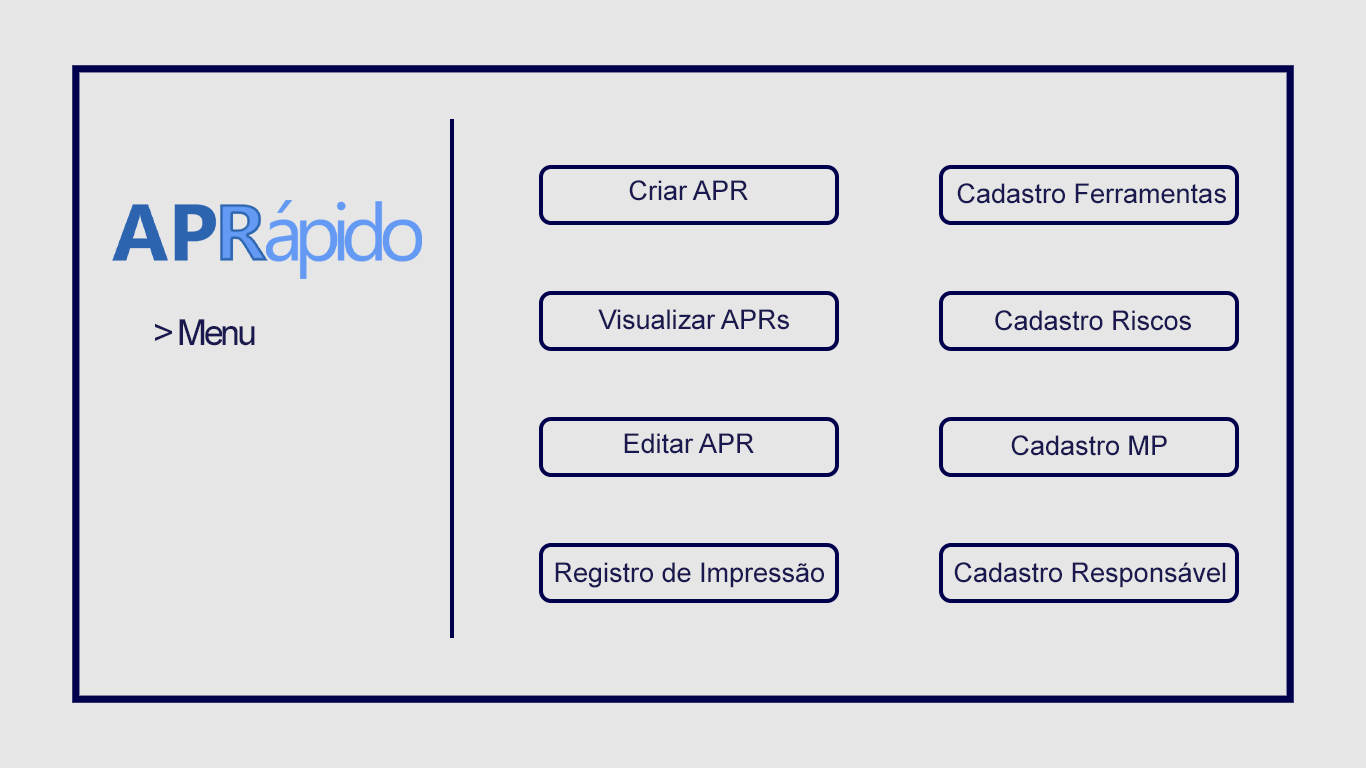
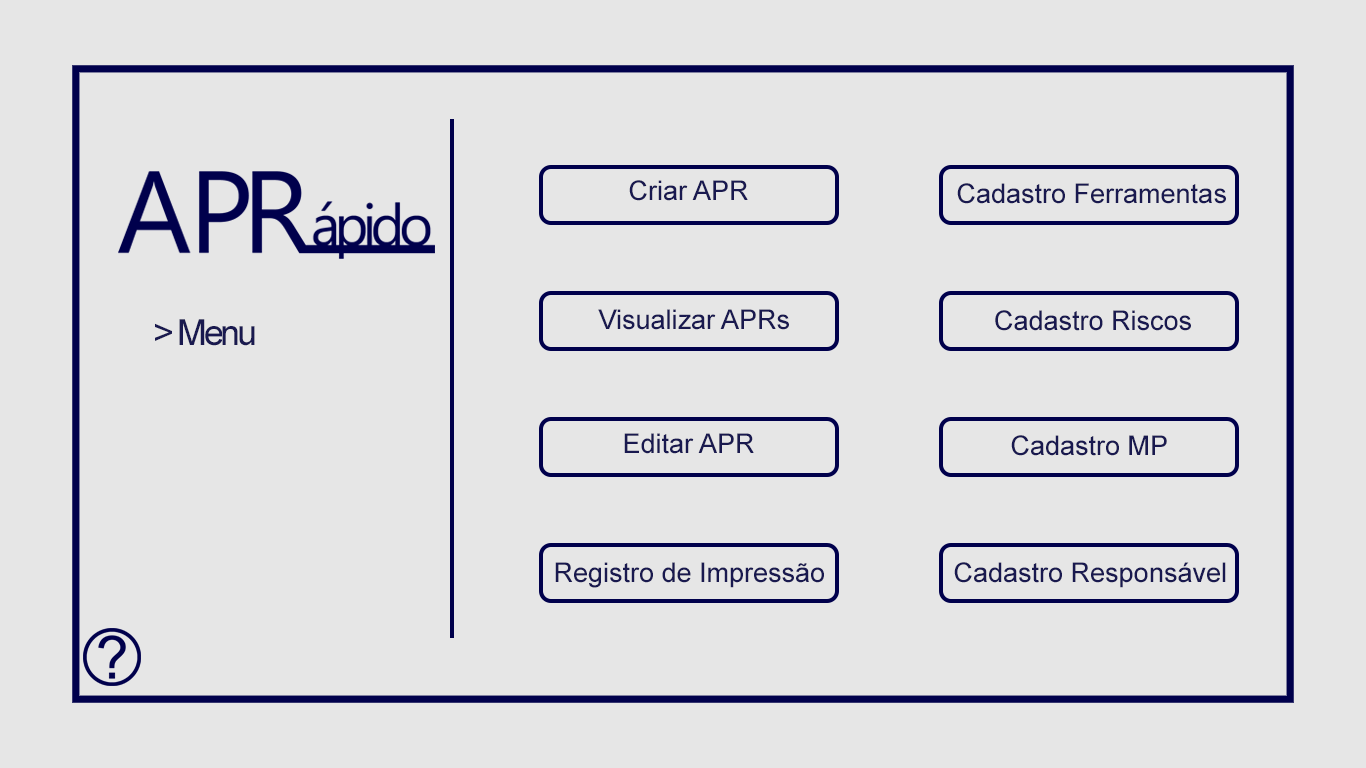
Layers edited between the first and the second 1366 × 768 image:
added layer "Botão Info" in group "Página" over [83, 628, 141, 686]
moved "Logo" above "Botão Cadastro copiar", painted on it over [112, 171, 435, 279]
